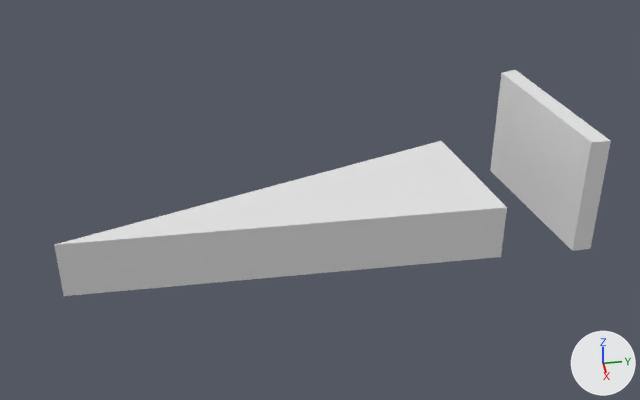
Two versions of the Blender file scenes/BallEscape.blend, one commit apart.
The view is the same before and after, from a 50 mm camera at (2.67, 0.52, 1.96) aimed at (-0.26, 0.97, 0.16). The axes (+X, +Y, +Z) are drawn at lower right. The lights are the same throughout. The same objects are shown in both versions, whatever each file hides.

Names of what the first picture shows: 'SectorHole3'.
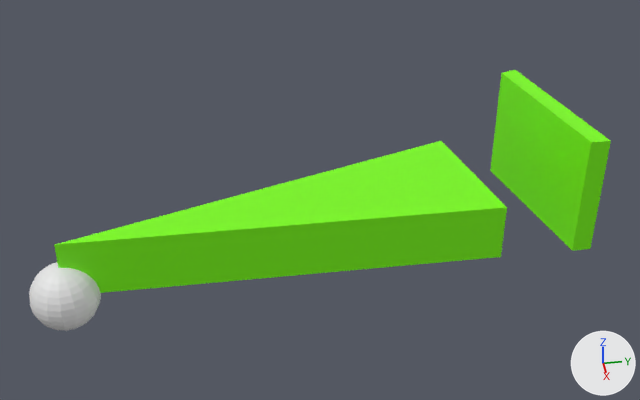
Commit message: Update colors

Location of each change, (x1, y1, x2, y2) in pixels of the pictures (640 x 400 px):
'SectorHole3', recoloured (white to green): (54, 70, 611, 296) in both
'Ball', added: after (29, 262, 101, 330)

What the commit changed:
Material 'Material.001' (mat_material_001) is new.
Its base color is (0.203, 1.0, 0.0) (green #7cff00).
me_sectorhole3 has 56 vertices, 37 faces and spans x -0.68..0.0, y 0.0..2.0, z 0.0..0.47.
me_sectorhole3 no longer uses material mat_sectorcolor (white #e7e7e7).
me_sectorhole3 now uses material mat_material_001 (green #7cff00).
Object 'Ball' (ob_ball) is new; it shows a copy of the mesh of ob_ball.
Its location is (0.0, 0.0, 0.0).
Its scale is (0.967, 0.967, 0.967).
